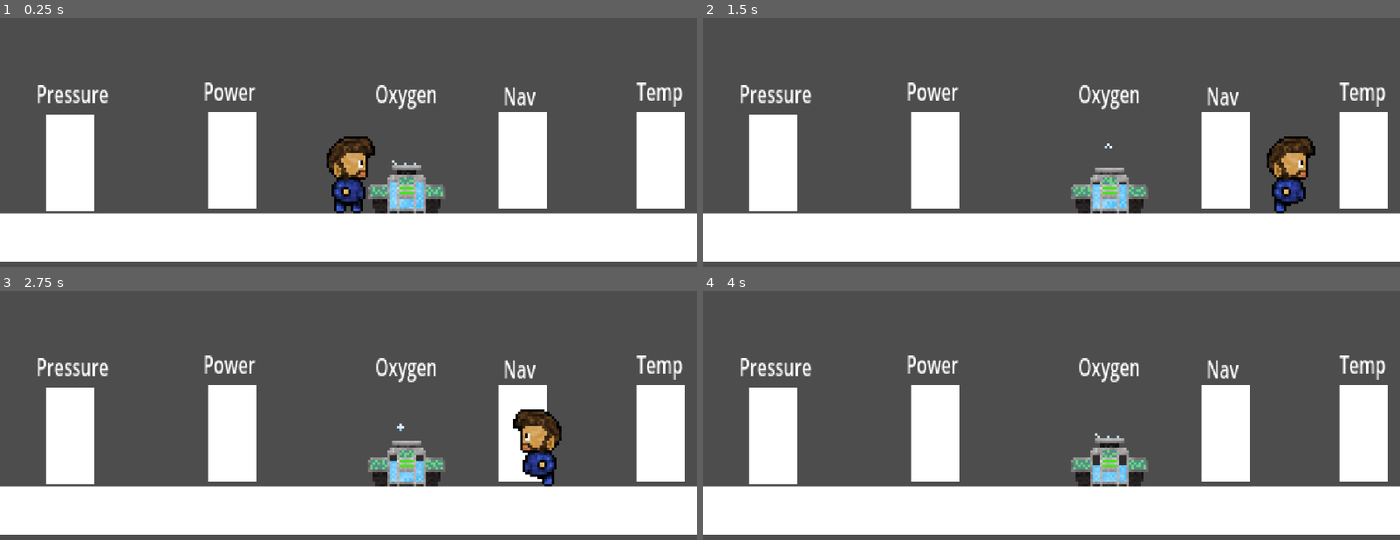
Above: before the commit, frames 1-4 (two rows, left to right).
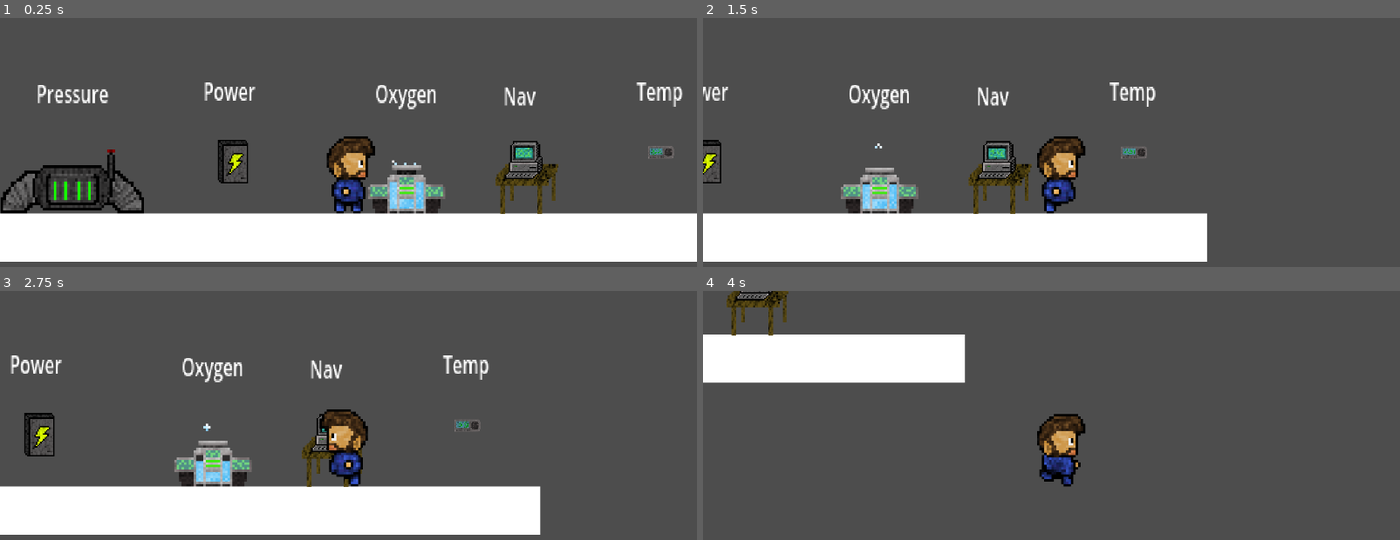
Above: after the commit, the same moments.

Repository: CodyFlys/pressurepoint
Game: Godot game, scene res://Scenes/level_1.tscn
Two runs of this game, one before a commit and one after it. Both use one fixed random seed, a clock stepped at 60 frames per second and the inputs below.
Inputs:
- Up to frame 1 (0.25 s): no input
- Up to frame 2 (1.5 s): hold E (interact) 0.53-1.28 s; hold D (walkRight) from 0.53 s (still down); tap E (interact) at 1.35 s
- Up to frame 3 (2.75 s): release D (walkRight) at 2.03 s; hold A (walkLeft) from 2.03 s (still down); hold E (interact) from 2.03 s (still down)
- Up to frame 4 (4 s): release A (walkLeft) at 2.78 s; release E (interact) at 2.78 s; hold D (walkRight) from 2.78 s (still down); tap E (interact) at 2.85 s; hold E (interact) from 3.53 s (still down)

The runs differ from the first frame. In frame 1, 13% of the frame differs, in the area x 0-99%, y 26-79%; in frame 2, 26%; in frame 3, 23%; in frame 4, 42%, in the area x 0-100%, y 0-98%.

Commit message:
Replaced Placeholders with Sprites

Diff:
--- a/Scenes/Oxygen.gd
+++ b/Scenes/Oxygen.gd
@@ -41,7 +41,7 @@
 
 	if oxygenLeft <= float(float(machineRunTime) / float(2)):
 		if called == false: # Checks if hasnt be called, runs, then sets called to true
-			print('50% power! switching sprite')
+			#print('50% power! switching sprite')
 			oxgen_sprite.play("On_50")
 			called = true
 		elif called == true: # Passes fuction if it has been called before
--- a/Scenes/level_1.tscn
+++ b/Scenes/level_1.tscn
@@ -6,6 +6,11 @@
 [ext_resource type="Texture2D" uid="uid://da6q4ed3xrhd5" path="res://Assets/sprites/OxygenReg/oxygen_module_on.png" id="2_r02ct"]
 [ext_resource type="Texture2D" uid="uid://w67uy3w245tk" path="res://Assets/sprites/OxygenReg/oxygen_module_50.png" id="4_u4ck2"]
 [ext_resource type="Texture2D" uid="uid://m6ot3fsarvwd" path="res://Assets/sprites/OxygenReg/background.png" id="5_t3jv3"]
+[ext_resource type="Texture2D" uid="uid://cvxobvlqe1go7" path="res://Assets/sprites/PressureRegSheet.png" id="6_fcvrj"]
+[ext_resource type="Texture2D" uid="uid://btgmbtd8q655f" path="res://Assets/sprites/ThermoSheet.png" id="7_4wdq7"]
+[ext_resource type="Texture2D" uid="uid://dcs5bst8fv0s" path="res://Assets/sprites/Table.png" id="7_bennc"]
+[ext_resource type="Texture2D" uid="uid://e51kjk7kqw5j" path="res://Assets/sprites/powerBoxSHeet.png" id="7_oaxuu"]
+[ext_resource type="Texture2D" uid="uid://ci0shvlwvmowc" path="res://Assets/sprites/ComputerSheet.png" id="8_xyv8t"]
 
 [sub_resource type="BoxMesh" id="BoxMesh_fxg8u"]
 
@@ -164,12 +169,149 @@
 "speed": 5.0
 }]
 
-[sub_resource type="QuadMesh" id="QuadMesh_nmlxg"]
+[sub_resource type="RectangleShape2D" id="RectangleShape2D_dkee8"]
+size = Vector2(31, 20)
+
+[sub_resource type="AtlasTexture" id="AtlasTexture_cx223"]
+atlas = ExtResource("6_fcvrj")
+region = Rect2(0, 0, 640, 320)
+
+[sub_resource type="SpriteFrames" id="SpriteFrames_7e6bb"]
+animations = [{
+"frames": [{
+"duration": 1.0,
+"texture": SubResource("AtlasTexture_cx223")
+}],
+"loop": true,
+"name": &"4_4",
+"speed": 5.0
+}]
+
+[sub_resource type="RectangleShape2D" id="RectangleShape2D_pthi2"]
+size = Vector2(26, 31)
+
+[sub_resource type="AtlasTexture" id="AtlasTexture_hk0o4"]
+atlas = ExtResource("8_xyv8t")
+region = Rect2(0, 0, 32, 32)
+
+[sub_resource type="AtlasTexture" id="AtlasTexture_7jfrr"]
+atlas = ExtResource("8_xyv8t")
+region = Rect2(32, 0, 32, 32)
+
+[sub_resource type="AtlasTexture" id="AtlasTexture_p0f3e"]
+atlas = ExtResource("8_xyv8t")
+region = Rect2(64, 0, 32, 32)
+
+[sub_resource type="AtlasTexture" id="AtlasTexture_q0lnt"]
+atlas = ExtResource("8_xyv8t")
+region = Rect2(0, 32, 32, 32)
+
+[sub_resource type="AtlasTexture" id="AtlasTexture_f2uiv"]
+atlas = ExtResource("8_xyv8t")
+region = Rect2(32, 32, 32, 32)
+
+[sub_resource type="AtlasTexture" id="AtlasTexture_38fkm"]
+atlas = ExtResource("8_xyv8t")
+region = Rect2(64, 32, 32, 32)
+
+[sub_resource type="AtlasTexture" id="AtlasTexture_oqhlt"]
+atlas = ExtResource("8_xyv8t")
+region = Rect2(0, 64, 32, 32)
+
+[sub_resource type="SpriteFrames" id="SpriteFrames_7fv1c"]
+animations = [{
+"frames": [{
+"duration": 1.0,
+"texture": SubResource("AtlasTexture_hk0o4")
+}, {
+"duration": 1.0,
+"texture": SubResource("AtlasTexture_7jfrr")
+}, {
+"duration": 1.0,
+"texture": SubResource("AtlasTexture_p0f3e")
+}, {
+"duration": 1.0,
+"texture": SubResource("AtlasTexture_q0lnt")
+}, {
+"duration": 1.0,
+"texture": SubResource("AtlasTexture_f2uiv")
+}, {
+"duration": 1.0,
+"texture": SubResource("AtlasTexture_38fkm")
+}, {
+"duration": 1.0,
+"texture": SubResource("AtlasTexture_oqhlt")
+}],
+"loop": true,
+"name": &"default",
+"speed": 5.0
+}]
+
+[sub_resource type="RectangleShape2D" id="RectangleShape2D_541co"]
+size = Vector2(20, 31)
+
+[sub_resource type="AtlasTexture" id="AtlasTexture_dxrpc"]
+atlas = ExtResource("7_4wdq7")
+region = Rect2(0, 0, 320, 320)
+
+[sub_resource type="AtlasTexture" id="AtlasTexture_fq8bu"]
+atlas = ExtResource("7_4wdq7")
+region = Rect2(320, 0, 320, 320)
+
+[sub_resource type="AtlasTexture" id="AtlasTexture_8q2xc"]
+atlas = ExtResource("7_4wdq7")
+region = Rect2(0, 320, 320, 320)
+
+[sub_resource type="AtlasTexture" id="AtlasTexture_2b4j6"]
+atlas = ExtResource("7_4wdq7")
+region = Rect2(320, 320, 320, 320)
+
+[sub_resource type="AtlasTexture" id="AtlasTexture_klrb8"]
+atlas = ExtResource("7_4wdq7")
+region = Rect2(0, 640, 320, 320)
+
+[sub_resource type="SpriteFrames" id="SpriteFrames_8iam6"]
+animations = [{
+"frames": [{
+"duration": 1.0,
+"texture": SubResource("AtlasTexture_dxrpc")
+}, {
+"duration": 1.0,
+"texture": SubResource("AtlasTexture_fq8bu")
+}, {
+"duration": 1.0,
+"texture": SubResource("AtlasTexture_8q2xc")
+}, {
+"duration": 1.0,
+"texture": SubResource("AtlasTexture_2b4j6")
+}, {
+"duration": 1.0,
+"texture": SubResource("AtlasTexture_klrb8")
+}],
+"loop": true,
+"name": &"On",
+"speed": 5.0
+}]
+
+[sub_resource type="RectangleShape2D" id="RectangleShape2D_vp3rk"]
+size = Vector2(20, 32)
+
+[sub_resource type="AtlasTexture" id="AtlasTexture_w6qit"]
+atlas = ExtResource("7_oaxuu")
+region = Rect2(0, 0, 600, 400)
+
+[sub_resource type="SpriteFrames" id="SpriteFrames_scdg1"]
+animations = [{
+"frames": [{
+"duration": 1.0,
+"texture": SubResource("AtlasTexture_w6qit")
+}],
+"loop": true,
+"name": &"Stable",
+"speed": 5.0
+}]
 
 [node name="Node2D" type="Node2D"]
-
-[node name="Camera2D" type="Camera2D" parent="."]
-zoom = Vector2(4, 4)
 
 [node name="StaticBody2D" type="StaticBody2D" parent="."]
 position = Vector2(-1, 10)
@@ -222,21 +364,20 @@
 collision_mask = 2
 
 [node name="CollisionShape2D" type="CollisionShape2D" parent="Pressure/StaticBody2D"]
-position = Vector2(46, -21)
-scale = Vector2(1, 1.996)
-shape = SubResource("RectangleShape2D_0yyg6")
-
-[node name="MeshInstance2D" type="MeshInstance2D" parent="Pressure/StaticBody2D"]
-position = Vector2(46, -21)
-scale = Vector2(20, 39.92)
-mesh = SubResource("QuadMesh_nmlxg")
+position = Vector2(47.5, -11)
+shape = SubResource("RectangleShape2D_dkee8")
+
+[node name="AnimatedSprite2D" type="AnimatedSprite2D" parent="Pressure/StaticBody2D/CollisionShape2D"]
+position = Vector2(0.5, 9.53674e-07)
+scale = Vector2(0.11, 0.10978)
+sprite_frames = SubResource("SpriteFrames_7e6bb")
+animation = &"4_4"
 
 [node name="Area2D" type="Area2D" parent="Pressure/StaticBody2D"]
 
 [node name="CollisionShape2D" type="CollisionShape2D" parent="Pressure/StaticBody2D/Area2D"]
-position = Vector2(46, -21)
-scale = Vector2(1, 1.996)
-shape = SubResource("RectangleShape2D_0yyg6")
+position = Vector2(47.5, -11)
+shape = SubResource("RectangleShape2D_dkee8")
 
 [node name="Navigation" type="Node2D" parent="."]
 position = Vector2(26, -1)
@@ -245,22 +386,26 @@
 collision_layer = 2
 collision_mask = 2
 
+[node name="Table" type="Sprite2D" parent="Navigation/StaticBody2D"]
+position = Vector2(45, -18)
+scale = Vector2(0.69, 0.69)
+texture = ExtResource("7_bennc")
+
 [node name="CollisionShape2D" type="CollisionShape2D" parent="Navigation/StaticBody2D"]
-position = Vector2(46, -21)
-scale = Vector2(1, 1.996)
-shape = SubResource("RectangleShape2D_0yyg6")
-
-[node name="MeshInstance2D" type="MeshInstance2D" parent="Navigation/StaticBody2D"]
-position = Vector2(46, -21)
-scale = Vector2(20, 39.92)
-mesh = SubResource("QuadMesh_nmlxg")
+position = Vector2(48, -14.5)
+shape = SubResource("RectangleShape2D_pthi2")
+
+[node name="AnimatedSprite2D" type="AnimatedSprite2D" parent="Navigation/StaticBody2D/CollisionShape2D"]
+position = Vector2(-1, -6.5)
+scale = Vector2(0.56, 0.56)
+sprite_frames = SubResource("SpriteFrames_7fv1c")
+autoplay = "default"
 
 [node name="Area2D" type="Area2D" parent="Navigation/StaticBody2D"]
 
 [node name="CollisionShape2D" type="CollisionShape2D" parent="Navigation/StaticBody2D/Area2D"]
-position = Vector2(46, -21)
-scale = Vector2(1, 1.996)
-shape = SubResource("RectangleShape2D_0yyg6")
+position = Vector2(48, -14.5)
+shape = SubResource("RectangleShape2D_pthi2")
 
 [node name="Temperature" type="Node2D" parent="."]
 position = Vector2(83, -1)
@@ -270,21 +415,21 @@
 collision_mask = 2
 
 [node name="CollisionShape2D" type="CollisionShape2D" parent="Temperature/StaticBody2D"]
-position = Vector2(46, -21)
-scale = Vector2(1, 1.996)
-shape = SubResource("RectangleShape2D_0yyg6")
-
-[node name="MeshInstance2D" type="MeshInstance2D" parent="Temperature/StaticBody2D"]
-position = Vector2(46, -21)
-scale = Vector2(20, 39.92)
-mesh = SubResource("QuadMesh_nmlxg")
+position = Vector2(46, -14.5)
+shape = SubResource("RectangleShape2D_541co")
+
+[node name="AnimatedSprite2D" type="AnimatedSprite2D" parent="Temperature/StaticBody2D/CollisionShape2D"]
+position = Vector2(0, -9.5)
+scale = Vector2(0.04, 0.04)
+sprite_frames = SubResource("SpriteFrames_8iam6")
+animation = &"On"
+autoplay = "On"
 
 [node name="Area2D" type="Area2D" parent="Temperature/StaticBody2D"]
 
 [node name="CollisionShape2D" type="CollisionShape2D" parent="Temperature/StaticBody2D/Area2D"]
-position = Vector2(46, -21)
-scale = Vector2(1, 1.996)
-shape = SubResource("RectangleShape2D_0yyg6")
+position = Vector2(46, -14.5)
+shape = SubResource("RectangleShape2D_541co")
 
 [node name="Electrical" type="Node2D" parent="."]
 position = Vector2(-94, -1)
@@ -294,23 +439,26 @@
 collision_mask = 2
 
 [node name="CollisionShape2D" type="CollisionShape2D" parent="Electrical/StaticBody2D"]
-position = Vector2(46, -21)
-scale = Vector2(1, 1.996)
-shape = SubResource("RectangleShape2D_0yyg6")
-
-[node name="MeshInstance2D" type="MeshInstance2D" parent="Electrical/StaticBody2D"]
-position = Vector2(46, -21)
-scale = Vector2(20, 39.92)
-mesh = SubResource("QuadMesh_nmlxg")
+position = Vector2(46, -15)
+shape = SubResource("RectangleShape2D_vp3rk")
+
+[node name="AnimatedSprite2D" type="AnimatedSprite2D" parent="Electrical/StaticBody2D/CollisionShape2D"]
+position = Vector2(0, -3)
+scale = Vector2(0.06, 0.06)
+sprite_frames = SubResource("SpriteFrames_scdg1")
+animation = &"Stable"
 
 [node name="Area2D" type="Area2D" parent="Electrical/StaticBody2D"]
 
 [node name="CollisionShape2D" type="CollisionShape2D" parent="Electrical/StaticBody2D/Area2D"]
-position = Vector2(46, -21)
-scale = Vector2(1, 1.996)
-shape = SubResource("RectangleShape2D_0yyg6")
+position = Vector2(46, -15)
+shape = SubResource("RectangleShape2D_vp3rk")
 
 [node name="Player" parent="." instance=ExtResource("1_2xctj")]
+
+[node name="Camera2D" type="Camera2D" parent="Player"]
+position = Vector2(2, 0)
+zoom = Vector2(4, 4)
 
 [node name="TextHolder" type="Control" parent="."]
 layout_mode = 3
Not shown: 1 places in Scenes/level_1.tscn that only renumber resources
